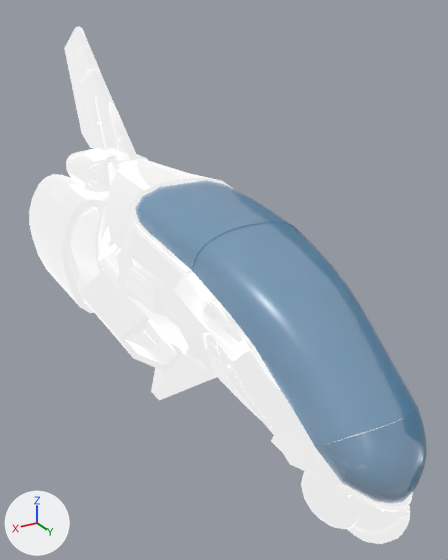
Before and after pictures for a commit that changed the FBX model Planetary Terrain/Data/Models/Cruiser/ship.fbx.
The view is the same before and after, from a camera (50 mm lens) standing at (2.61, 4.99, 2.99) and looking at (-0.3, 0.14, 0.56). Arrows for +X, +Y and +Z are at lower left; the lights stay in place. Vertices at the same position are counted once.
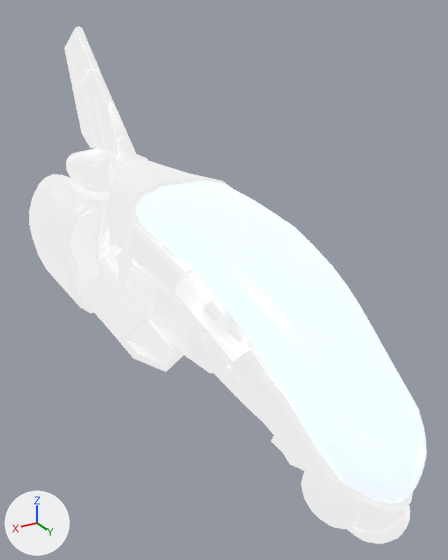
Pixel boxes (x1, y1, x2, y2) of what changed, in the pictures (448 x 560 px):
'Cube.004', surface changed (blue to white)
    both: (135, 180, 427, 503)
part 1 of me_cube_048, deleted
    before: (151, 355, 217, 400)

The change in detail:
In material 'glass' (mat_glass), emission_strength is now set to 1.0.
me_cube_048 has 7549 vertices, 7366 faces and spans x -0.97..0.97, y -3.2..2.92, z -1.35..2.85.
me_cube_048 is used by ob_cube_021; location (0.0, 0.0, 0.0).
me_cube_048 part 1: the loose piece of 42 vertices spanning x -0.04..0.04, y -1.13..0.68, z -1.35..-0.13 is deleted.
